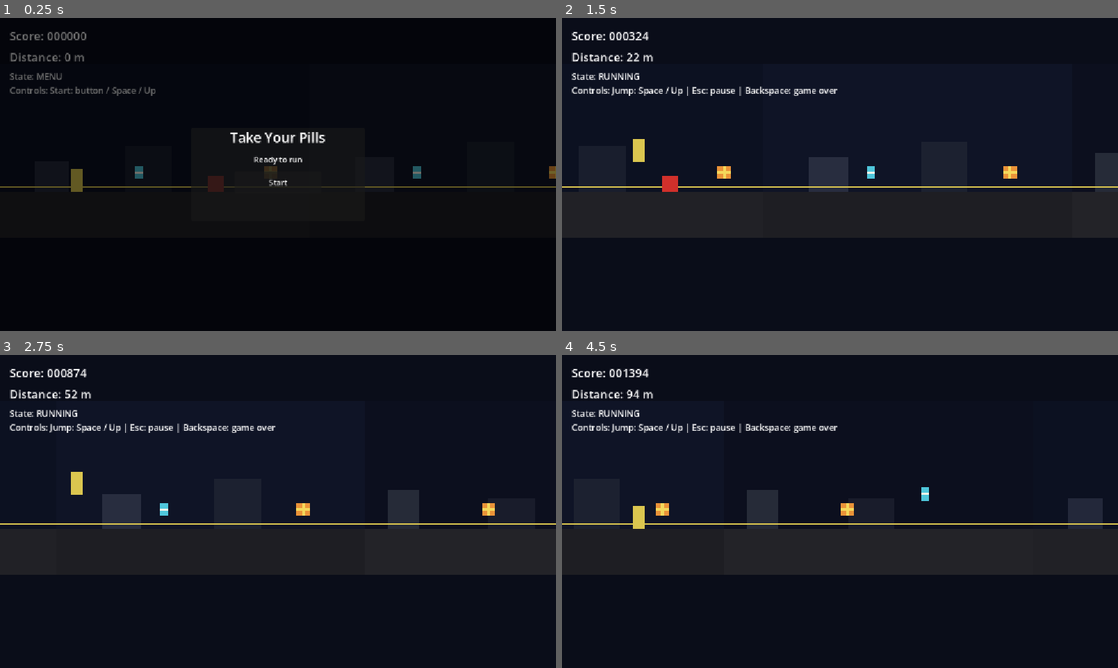
Above: before the commit, frames 1-4 (two rows, left to right).
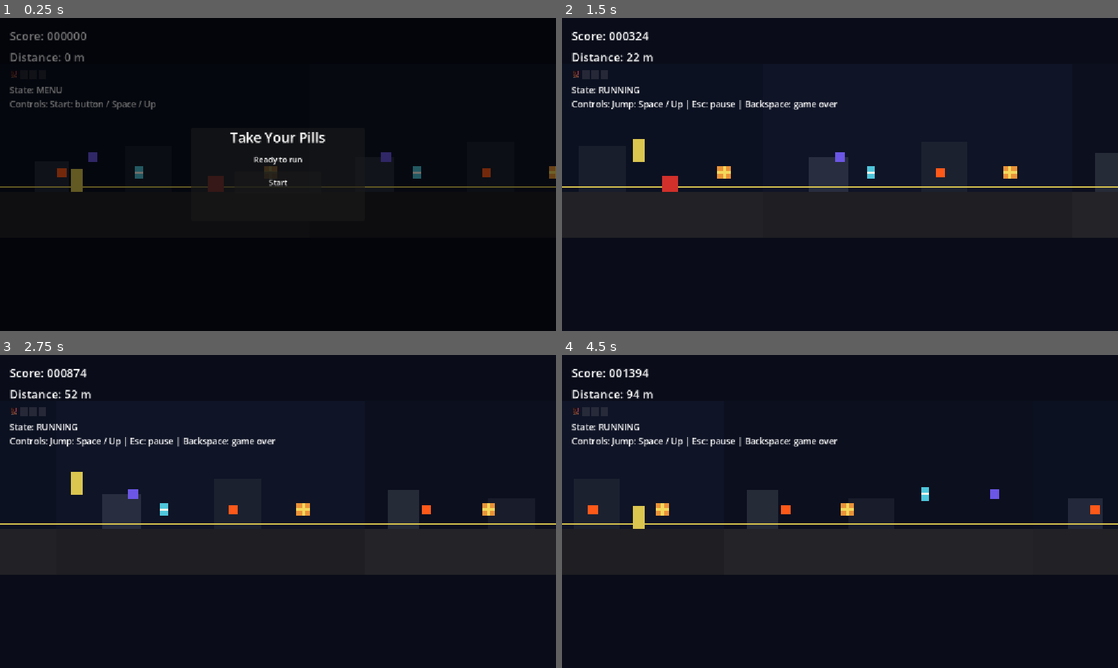
Above: after the commit, the same moments.

Repository: v-Kaefer/Take-Your-Pills
Game: Godot game, scene res://scenes/game/game.tscn
Two runs of this game, one before a commit and one after it. Both use one fixed random seed, a clock stepped at 60 frames per second and the inputs below.
Inputs:
- Up to frame 1 (0.25 s): no input
- Up to frame 2 (1.5 s): click "Start" at 0.5 s; hold Up from 1.28 s (still down)
- Up to frame 3 (2.75 s): keep holding Up; tap Space (player_jump) at 1.52, 2.27 s
- Up to frame 4 (4.5 s): release Up at 2.78 s; tap Space (player_jump) at 3.77 s

The runs differ from the first frame. In frame 1, 0.9% of the frame differs, in the area x 1-89%, y 16-51%; in frame 2, 1.6%; in frame 3, 1.7%, in the area x 1-78%, y 16-51%; in frame 4, 1.7%.

Commit message:
Split US-08 adverse collectables feature

Diff:
--- a/scenes/game/chunks/chunk_a.tscn
+++ b/scenes/game/chunks/chunk_a.tscn
@@ -1,9 +1,11 @@
-[gd_scene load_steps=7 format=3]
+[gd_scene load_steps=9 format=3]
 
 [ext_resource type="Script" path="res://scenes/game/chunks/chunk.gd" id="1"]
 [ext_resource type="PackedScene" path="res://scenes/game/obstacles/obstacle.tscn" id="2"]
 [ext_resource type="PackedScene" path="res://scenes/game/collectables/pill_collectable.tscn" id="3"]
 [ext_resource type="PackedScene" path="res://scenes/game/collectables/box_collectable.tscn" id="4"]
+[ext_resource type="PackedScene" path="res://scenes/game/collectables/speed_up_collectable.tscn" id="5"]
+[ext_resource type="PackedScene" path="res://scenes/game/collectables/speed_down_collectable.tscn" id="6"]
 
 [sub_resource type="RectangleShape2D" id="1"]
 size = Vector2(640, 96)
@@ -61,3 +63,9 @@
 
 [node name="BoxCollectable" parent="." instance=ExtResource("4")]
 position = Vector2(560, 224)
+
+[node name="SpeedUpCollectable" parent="." instance=ExtResource("5")]
+position = Vector2(128, 224)
+
+[node name="SpeedDownCollectable" parent="." instance=ExtResource("6")]
+position = Vector2(192, 192)
--- a/scenes/game/chunks/chunk_b.tscn
+++ b/scenes/game/chunks/chunk_b.tscn
@@ -1,8 +1,10 @@
-[gd_scene load_steps=6 format=3]
+[gd_scene load_steps=8 format=3]
 
 [ext_resource type="Script" path="res://scenes/game/chunks/chunk.gd" id="1"]
 [ext_resource type="PackedScene" path="res://scenes/game/collectables/pill_collectable.tscn" id="2"]
 [ext_resource type="PackedScene" path="res://scenes/game/collectables/box_collectable.tscn" id="3"]
+[ext_resource type="PackedScene" path="res://scenes/game/collectables/speed_up_collectable.tscn" id="4"]
+[ext_resource type="PackedScene" path="res://scenes/game/collectables/speed_down_collectable.tscn" id="5"]
 
 [sub_resource type="RectangleShape2D" id="1"]
 size = Vector2(640, 96)
@@ -57,3 +59,9 @@
 
 [node name="BoxCollectable" parent="." instance=ExtResource("3")]
 position = Vector2(512, 224)
+
+[node name="SpeedUpCollectable" parent="." instance=ExtResource("4")]
+position = Vector2(368, 224)
+
+[node name="SpeedDownCollectable" parent="." instance=ExtResource("5")]
+position = Vector2(160, 192)
--- a/scenes/game/chunks/chunk_c.tscn
+++ b/scenes/game/chunks/chunk_c.tscn
@@ -1,8 +1,10 @@
-[gd_scene load_steps=6 format=3]
+[gd_scene load_steps=8 format=3]
 
 [ext_resource type="Script" path="res://scenes/game/chunks/chunk.gd" id="1"]
 [ext_resource type="PackedScene" path="res://scenes/game/collectables/pill_collectable.tscn" id="2"]
 [ext_resource type="PackedScene" path="res://scenes/game/collectables/box_collectable.tscn" id="3"]
+[ext_resource type="PackedScene" path="res://scenes/game/collectables/speed_up_collectable.tscn" id="4"]
+[ext_resource type="PackedScene" path="res://scenes/game/collectables/speed_down_collectable.tscn" id="5"]
 
 [sub_resource type="RectangleShape2D" id="1"]
 size = Vector2(640, 96)
@@ -57,3 +59,9 @@
 
 [node name="PillCollectable" parent="." instance=ExtResource("2")]
 position = Vector2(416, 192)
+
+[node name="SpeedUpCollectable" parent="." instance=ExtResource("4")]
+position = Vector2(128, 224)
+
+[node name="SpeedDownCollectable" parent="." instance=ExtResource("5")]
+position = Vector2(560, 192)
--- /dev/null
+++ b/scenes/game/collectables/speed_down_collectable.gd
@@ -0,0 +1,11 @@
+extends CollectableBase
+
+
+func _on_body_entered(body: Node) -> void:
+	if _collected:
+		return
+
+	if body is Player:
+		RunSignals.speed_down_collected.emit()
+
+	super._on_body_entered(body)
--- /dev/null
+++ b/scenes/game/collectables/speed_down_collectable.tscn
@@ -0,0 +1,19 @@
+[gd_scene load_steps=3 format=3]
+
+[ext_resource type="Script" path="res://scenes/game/collectables/speed_down_collectable.gd" id="1"]
+
+[sub_resource type="RectangleShape2D" id="1"]
+size = Vector2(20, 20)
+
+[node name="SpeedDownCollectable" type="Area2D"]
+script = ExtResource("1")
+score_value = 0
+collectable_type = &"speed_down"
+z_index = 5
+
+[node name="Visual" type="Polygon2D" parent="."]
+polygon = PackedVector2Array(-10, -10, 10, -10, 10, 10, -10, 10)
+color = Color(0.42, 0.34, 0.9, 1)
+
+[node name="CollisionShape2D" type="CollisionShape2D" parent="."]
+shape = SubResource("1")
--- /dev/null
+++ b/scenes/game/collectables/speed_up_collectable.gd
@@ -0,0 +1,8 @@
+extends CollectableBase
+
+func _on_body_entered(body: Node) -> void:
+	if _collected:
+		return
+	if body is Player:
+		RunSignals.speed_up_collected.emit()
+	super._on_body_entered(body)
--- /dev/null
+++ b/scenes/game/collectables/speed_up_collectable.tscn
@@ -0,0 +1,19 @@
+[gd_scene load_steps=3 format=3]
+
+[ext_resource type="Script" path="res://scenes/game/collectables/speed_up_collectable.gd" id="1"]
+
+[sub_resource type="RectangleShape2D" id="1"]
+size = Vector2(20, 20)
+
+[node name="SpeedUpCollectable" type="Area2D"]
+script = ExtResource("1")
+score_value = 50
+collectable_type = &"speed_up"
+z_index = 5
+
+[node name="Visual" type="Polygon2D" parent="."]
+polygon = PackedVector2Array(-10, -10, 10, -10, 10, 10, -10, 10)
+color = Color(1.0, 0.35, 0.1, 1)
+
+[node name="CollisionShape2D" type="CollisionShape2D" parent="."]
+shape = SubResource("1")
--- /dev/null
+++ b/scenes/game/controllers/adverse_state_controller.gd
@@ -0,0 +1,104 @@
+extends Node
+
+const SPEED_THRESHOLD: int = 3
+const BOOST_DURATION: float = 8.0
+const BOOST_MULTIPLIER: float = 1.5
+
+var chunk_manager: ChunkManager = null
+var base_speed: float = 240.0
+
+var _speed_level: int = 0
+var _boost_active: bool = false
+var _boost_timer: float = 0.0
+
+
+func _ready() -> void:
+	RunSignals.run_booted.connect(_on_run_booted)
+	RunSignals.run_game_over.connect(_on_run_game_over)
+	RunSignals.speed_up_collected.connect(_on_speed_up_collected)
+	RunSignals.speed_down_collected.connect(_on_speed_down_collected)
+
+
+func reset(base_speed_value: float) -> void:
+	base_speed = base_speed_value
+	_reset_state()
+
+
+func tick(delta: float) -> void:
+	if not _boost_active:
+		return
+
+	_boost_timer -= delta
+	if _boost_timer <= 0.0:
+		_end_boost()
+
+
+func _on_run_booted() -> void:
+	_reset_state()
+
+
+func _on_run_game_over() -> void:
+	_reset_state()
+
+
+func _on_speed_up_collected() -> void:
+	if _boost_active:
+		return
+
+	_speed_level = clampi(_speed_level + 1, -SPEED_THRESHOLD, SPEED_THRESHOLD)
+	if _speed_level >= SPEED_THRESHOLD:
+		_activate_boost()
+		return
+
+	_apply_current_speed()
+	_emit_speed_state()
+
+
+func _on_speed_down_collected() -> void:
+	if _boost_active:
+		return
+
+	_speed_level = clampi(_speed_level - 1, -SPEED_THRESHOLD, SPEED_THRESHOLD)
+	_apply_current_speed()
+	_emit_speed_state()
+
+	if _speed_level <= -SPEED_THRESHOLD:
+		RunSignals.speed_too_slow.emit()
+
+
+func _activate_boost() -> void:
+	_boost_active = true
+	_boost_timer = BOOST_DURATION
+	_apply_current_speed()
+	_emit_speed_state()
+
+
+func _end_boost() -> void:
+	_boost_active = false
+	_boost_timer = 0.0
+	_speed_level = 0
+	_apply_current_speed()
+	_emit_speed_state()
+
+
+func _reset_state() -> void:
+	_speed_level = 0
+	_boost_active = false
+	_boost_timer = 0.0
+	_apply_current_speed()
+	_emit_speed_state()
+
+
+func _apply_current_speed() -> void:
+	var speed := base_speed
+	if _boost_active:
+		speed = base_speed * BOOST_MULTIPLIER
+	elif _speed_level < 0:
+		speed = base_speed * maxf(0.0, 1.0 + (float(_speed_level) / float(SPEED_THRESHOLD)))
+
+	if chunk_manager != null:
+		chunk_manager.set_scroll_speed(speed)
+
+
+func _emit_speed_state() -> void:
+	RunSignals.speed_state_changed.emit(_speed_level, SPEED_THRESHOLD, _boost_active)
--- a/scenes/game/game.gd
+++ b/scenes/game/game.gd
@@ -10,6 +10,7 @@
 @onready var chunks: ChunkManager = $World/Chunks
 @onready var hud: GameHUD = $HUD
 @onready var collect_sfx_player: AudioStreamPlayer = $CollectSfxPlayer
+@onready var adverse_state_controller = $Controllers/AdverseStateController
 
 var current_state: GameState = GameState.MAIN_MENU
 var score: int = 0
@@ -27,17 +28,22 @@
 	_ensure_input_actions()
 	RunSignals.player_hit_obstacle.connect(_on_player_hit_obstacle)
 	RunSignals.collectable_collected.connect(_on_collectable_collected)
+	RunSignals.speed_too_slow.connect(_on_speed_too_slow)
 	hud.connect_start(_on_start_button_pressed)
 	hud.connect_resume(_on_resume_button_pressed)
 	hud.connect_restart(_on_restart_button_pressed)
-	chunks.set_scroll_speed(DEFAULT_SCROLL_SPEED)
+	adverse_state_controller.chunk_manager = chunks
+	adverse_state_controller.base_speed = DEFAULT_SCROLL_SPEED
 	chunks.pause_run()
 	player.pause_run()
 	hud.show_main_menu()
+	RunSignals.run_booted.emit()
 	_update_hud()
 
 
 func _process(_delta: float) -> void:
+	if adverse_state_controller != null:
+		adverse_state_controller.tick(_delta)
 	if current_state == GameState.RUNNING:
 		var meters_scrolled := (chunks.scroll_speed * _delta) / SCORE_DISTANCE_DIVISOR
 		distance += meters_scrolled
@@ -133,10 +139,15 @@
 	chunks.end_run()
 	player.end_run()
 	hud.show_game_over(score)
+	RunSignals.run_game_over.emit()
 	_update_hud()
 
 
 func _on_player_hit_obstacle(_obstacle: Node, _body: Node) -> void:
+	_set_game_over()
+
+
+func _on_speed_too_slow() -> void:
 	_set_game_over()
 
 
--- a/scenes/game/game.tscn
+++ b/scenes/game/game.tscn
@@ -1,10 +1,11 @@
-[gd_scene load_steps=6 format=3]
+[gd_scene load_steps=7 format=3]
 
 [ext_resource type="Script" path="res://scenes/game/game.gd" id="1"]
 [ext_resource type="PackedScene" path="res://scenes/player/player.tscn" id="2"]
 [ext_resource type="Script" path="res://scenes/game/chunk_manager.gd" id="3"]
 [ext_resource type="PackedScene" path="res://scenes/game/hud.tscn" id="4"]
 [ext_resource type="AudioStream" path="res://assets/audio/sfx/lesiakower-coin-collect-retro-8-bit-sound-effect-145251.mp3" id="5"]
+[ext_resource type="Script" path="res://scenes/game/controllers/adverse_state_controller.gd" id="6"]
 
 [node name="Game" type="Node2D"]
 script = ExtResource("1")
@@ -29,6 +30,11 @@
 [node name="Chunks" type="Node2D" parent="World"]
 script = ExtResource("3")
 
+[node name="Controllers" type="Node" parent="."]
+
+[node name="AdverseStateController" type="Node" parent="Controllers"]
+script = ExtResource("6")
+
 [node name="HUD" parent="." instance=ExtResource("4")]
 
 [node name="CollectSfxPlayer" type="AudioStreamPlayer" parent="."]
--- a/scenes/game/hud.gd
+++ b/scenes/game/hud.gd
@@ -1,9 +1,16 @@
 extends CanvasLayer
 class_name GameHUD
+
+const COLOR_STRIPE_FILLED := Color(0.25, 0.55, 1.0, 1.0)
+const COLOR_STRIPE_SLOW := Color(1.0, 0.42, 0.2, 1.0)
+const COLOR_STRIPE_BOOST := Color(1.0, 0.25, 0.2, 1.0)
+const COLOR_STRIPE_EMPTY := Color(0.25, 0.25, 0.3, 0.5)
 
 @onready var state_label: Label = $MarginContainer/VBoxContainer/StateLabel
 @onready var score_label: Label = $MarginContainer/VBoxContainer/ScoreLabel
 @onready var distance_label: Label = $MarginContainer/VBoxContainer/DistanceLabel
+@onready var speed_icon: TextureRect = $MarginContainer/VBoxContainer/SpeedContainer/SpeedIcon
+@onready var speed_stripes: HBoxContainer = $MarginContainer/VBoxContainer/SpeedContainer/Stripes
 @onready var main_menu: Control = $MainMenu
 @onready var pause_menu: Control = $PauseMenu
 @onready var game_over_menu: Control = $GameOverMenu
@@ -13,8 +20,18 @@
 @onready var final_score_label: Label = $GameOverMenu/Panel/VBoxContainer/FinalScoreLabel
 @onready var game_over_restart_button: Button = $GameOverMenu/Panel/VBoxContainer/RestartButton
 
+var _speed_up_icon: Texture2D = null
+var _speed_down_icon: Texture2D = null
+var _speed_level: int = 0
+var _speed_threshold: int = 3
+var _boost_active: bool = false
+
 func _ready() -> void:
+	_speed_up_icon = load("res://assets/icon/asset_speed_up.png") as Texture2D
+	_speed_down_icon = load("res://assets/icon/asset_speed_down.png") as Texture2D
+	RunSignals.speed_state_changed.connect(_on_speed_state_changed)
 	hide_menus()
+	_refresh_speed_display()
 
 func update_state(state_text: String, control_note: String, extra_note: String = "") -> void:
 	if extra_note.is_empty():
@@ -55,3 +72,41 @@
 func connect_restart(callable: Callable) -> void:
 	pause_restart_button.pressed.connect(callable)
 	game_over_restart_button.pressed.connect(callable)
+
+
+func _on_speed_state_changed(level: int, threshold: int, boost_active: bool) -> void:
+	_speed_level = level
+	_speed_threshold = threshold
+	_boost_active = boost_active
+	_refresh_speed_display()
+
+
+func _refresh_speed_display() -> void:
+	var icon := _speed_down_icon
+	var filled_color := COLOR_STRIPE_EMPTY
+	var filled_count := 0
+
+	if _boost_active:
+		icon = _speed_up_icon
+		filled_color = COLOR_STRIPE_BOOST
+		filled_count = speed_stripes.get_child_count()
+	elif _speed_level > 0:
+		icon = _speed_up_icon
+		filled_color = COLOR_STRIPE_FILLED
+		filled_count = min(min(_speed_level, _speed_threshold), speed_stripes.get_child_count())
+	elif _speed_level < 0:
+		filled_color = COLOR_STRIPE_SLOW
+		filled_count = min(min(abs(_speed_level), _speed_threshold), speed_stripes.get_child_count())
+
+	if icon != null:
+		speed_icon.texture = icon
+
+	var stripes := speed_stripes.get_children()
+	for i in stripes.size():
+		var rect := stripes[i] as ColorRect
+		if rect == null:
+			continue
+		if i < filled_count:
+			rect.color = filled_color
+		else:
+			rect.color = COLOR_STRIPE_EMPTY
--- a/scenes/game/hud.tscn
+++ b/scenes/game/hud.tscn
@@ -28,12 +28,41 @@
 [node name="DistanceLabel" type="Label" parent="MarginContainer/VBoxContainer"]
 layout_mode = 2
 theme_override_font_sizes/font_size = 24
-text = "Distance: 0m"
+text = "Distance: 0 m"
+
+[node name="SpeedContainer" type="HBoxContainer" parent="MarginContainer/VBoxContainer"]
+layout_mode = 2
+theme_override_constants/separation = 4
+
+[node name="SpeedIcon" type="TextureRect" parent="MarginContainer/VBoxContainer/SpeedContainer"]
+layout_mode = 2
+custom_minimum_size = Vector2(18, 18)
+expand_mode = 1
+stretch_mode = 5
+
+[node name="Stripes" type="HBoxContainer" parent="MarginContainer/VBoxContainer/SpeedContainer"]
+layout_mode = 2
+theme_override_constants/separation = 3
+
+[node name="Stripe0" type="ColorRect" parent="MarginContainer/VBoxContainer/SpeedContainer/Stripes"]
+layout_mode = 2
+custom_minimum_size = Vector2(16, 6)
+color = Color(0.25, 0.25, 0.3, 0.5)
+
+[node name="Stripe1" type="ColorRect" parent="MarginContainer/VBoxContainer/SpeedContainer/Stripes"]
+layout_mode = 2
+custom_minimum_size = Vector2(16, 6)
+color = Color(0.25, 0.25, 0.3, 0.5)
+
+[node name="Stripe2" type="ColorRect" parent="MarginContainer/VBoxContainer/SpeedContainer/Stripes"]
+layout_mode = 2
+custom_minimum_size = Vector2(16, 6)
+color = Color(0.25, 0.25, 0.3, 0.5)
 
 [node name="StateLabel" type="Label" parent="MarginContainer/VBoxContainer"]
 layout_mode = 2
 theme_override_font_sizes/font_size = 18
-text = "State: MENU\nControls: Start: button"
+text = "State: MENU\nControls: Start: button / Space"
 
 [node name="MainMenu" type="Control" parent="."]
 anchors_preset = 15
--- a/scripts/run_signals.gd
+++ b/scripts/run_signals.gd
@@ -5,3 +5,9 @@
 signal chunk_exited_screen(chunk: Node)
 signal player_hit_obstacle(obstacle: Node, body: Node)
 signal collectable_collected(collectable: Node, body: Node, score_value: int)
+signal run_booted
+signal run_game_over
+signal speed_up_collected
+signal speed_down_collected
+signal speed_state_changed(level: int, threshold: int, boost_active: bool)
+signal speed_too_slow
--- a/tests/godot/game_flow_test.gd
+++ b/tests/godot/game_flow_test.gd
@@ -121,3 +121,68 @@
 	assert_str(state_label.text).contains("State: GAME OVER")
 	assert_str(state_label.text).contains("Jump: restart")
 	assert_str(state_label.text).contains("Restart: button")
+
+
+func test_speed_up_collects_trigger_boost_and_recover() -> void:
+	var runner := scene_runner(GAME_SCENE)
+	var game := runner.scene() as Game
+
+	assert_object(game).is_not_null()
+	await runner.simulate_frames(1)
+
+	game.call("_start_run")
+	await runner.simulate_frames(1)
+
+	var chunks := game.get_node("World/Chunks") as ChunkManager
+	var controller := game.get_node("Controllers/AdverseStateController")
+	var speed_icon := game.get_node("HUD/MarginContainer/VBoxContainer/SpeedContainer/SpeedIcon") as TextureRect
+	var stripes := game.get_node("HUD/MarginContainer/VBoxContainer/SpeedContainer/Stripes") as HBoxContainer
+	var first_stripe := stripes.get_child(0) as ColorRect
+
+	RunSignals.speed_up_collected.emit()
+	assert_float(chunks.scroll_speed).is_equal(Game.DEFAULT_SCROLL_SPEED)
+	assert_object(speed_icon.texture).is_not_null()
+	assert_float(first_stripe.color.b).is_greater(first_stripe.color.r)
+
+	RunSignals.speed_up_collected.emit()
+	RunSignals.speed_up_collected.emit()
+	assert_float(chunks.scroll_speed).is_equal(Game.DEFAULT_SCROLL_SPEED * 1.5)
+	assert_float(first_stripe.color.r).is_greater(first_stripe.color.b)
+
+	controller.tick(8.1)
+	assert_float(chunks.scroll_speed).is_equal(Game.DEFAULT_SCROLL_SPEED)
+	assert_float(first_stripe.color.b).is_greater(first_stripe.color.r)
+
+
+func test_speed_down_collects_end_the_run_when_too_slow() -> void:
+	var runner := scene_runner(GAME_SCENE)
+	var game := runner.scene() as Game
+
+	assert_object(game).is_not_null()
+	await runner.simulate_frames(1)
+
+	game.call("_start_run")
+	await runner.simulate_frames(1)
+
+	var player := game.get_node("World/Player") as Player
+	var chunks := game.get_node("World/Chunks") as ChunkManager
+	var game_over_menu := game.get_node("HUD/GameOverMenu") as Control
+	var state_label := game.get_node("HUD/MarginContainer/VBoxContainer/StateLabel") as Label
+	var stripes := game.get_node("HUD/MarginContainer/VBoxContainer/SpeedContainer/Stripes") as HBoxContainer
+	var first_stripe := stripes.get_child(0) as ColorRect
+
+	RunSignals.speed_down_collected.emit()
+	var speed_after_first_down := chunks.scroll_speed
+	assert_int(game.current_state).is_equal(Game.GameState.RUNNING)
+	assert_float(speed_after_first_down).is_less(Game.DEFAULT_SCROLL_SPEED)
+	assert_float(first_stripe.color.r).is_greater(first_stripe.color.b)
+
+	RunSignals.speed_down_collected.emit()
+	assert_float(chunks.scroll_speed).is_less(speed_after_first_down)
+
+	RunSignals.speed_down_collected.emit()
+	assert_int(game.current_state).is_equal(Game.GameState.GAME_OVER)
+	assert_int(player.current_state).is_equal(Player.RunState.DEAD)
+	assert_bool(game_over_menu.visible).is_true()
+	assert_str(state_label.text).contains("State: GAME OVER")
+	assert_str(state_label.text).contains("Jump: restart")
Binary file added: assets/icon/asset_speed_down.png
Not shown, added: assets/icon/asset_speed_down.png.import
Binary file added: assets/icon/asset_speed_up.png
Not shown, added: assets/icon/asset_speed_up.png.import
Not shown, added: scenes/game/collectables/speed_down_collectable.gd.uid
Not shown, added: scenes/game/collectables/speed_up_collectable.gd.uid
